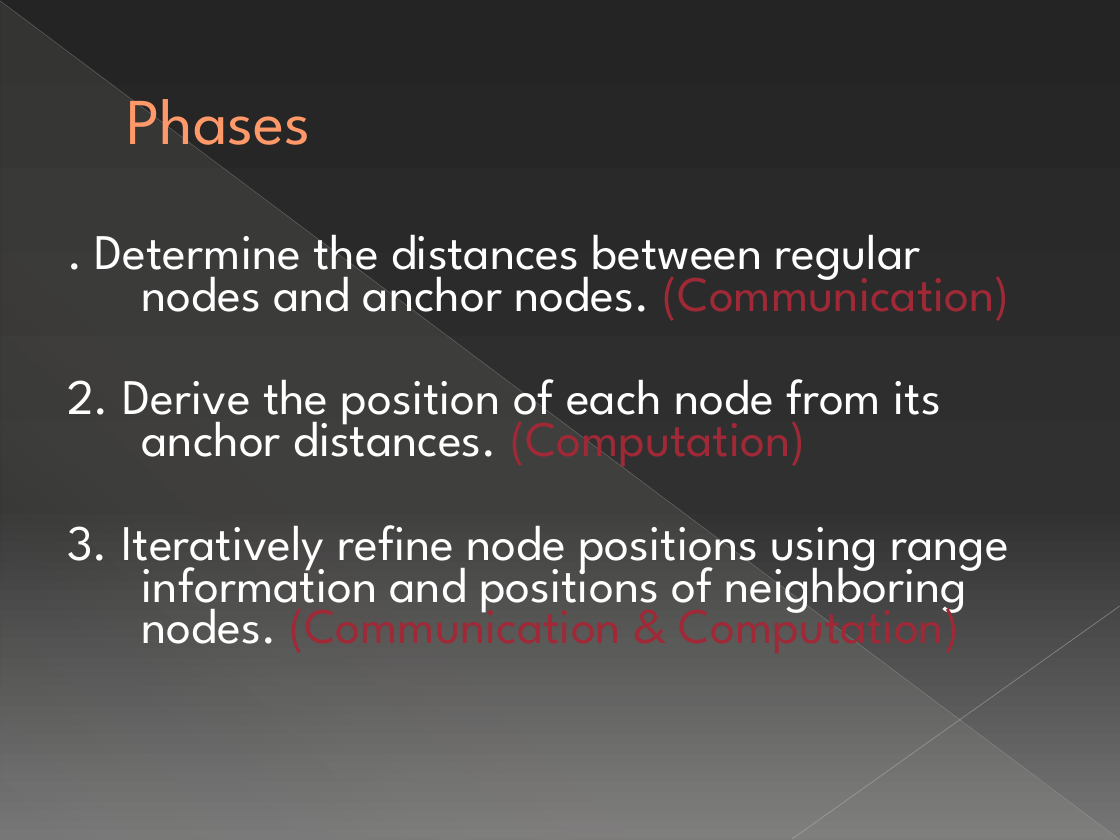
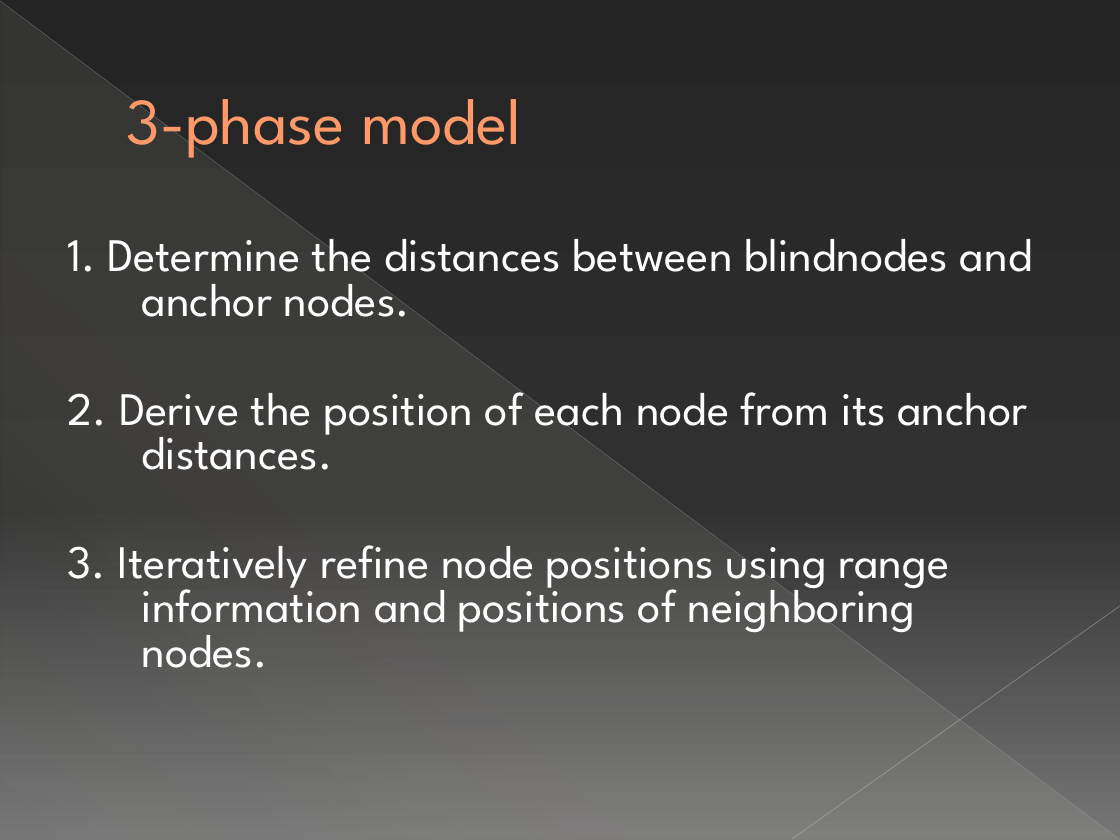
Before and after one commit to michelecorrea3/wsnlocalizationscala, a slide deck: slide 8 of Resources/WSN localization with Senseless framework.pptx (slide 13 before the commit). Drawn at 1120x840 pixels with LibreOffice and Linux fonts; fonts in the diff are those of the drawing. Boxes give left, top, right and bottom in pixels: in the first picture for what was removed or moved away, otherwise in the second. Text is boxed around its words. In the diff, an @@ line names an element or a change of style, - is before the commit and + after.

```diff
--- a/Resources/WSN localization with Senseless framework.pptx
+++ b/Resources/WSN localization with Senseless framework.pptx
@@ title at bbox=[126, 95, 521, 163]: text changed @@
-Phases
+3-phase model
@@ text at bbox=[67, 239, 1032, 668]: text changed; size 32 to 30 pt @@
-. Determine the distances between regular nodes and anchor nodes. (Communication)
-2. Derive the position of each node from its anchor distances. (Computation)
-3. Iteratively refine node positions using range information and positions of neighboring nodes. (Communication & Computation)
+1. Determine the distances between blindnodes and anchor nodes.
+2. Derive the position of each node from its anchor distances.
+3. Iteratively refine node positions using range information and positions of neighboring nodes.
```
Also in this commit, not shown: 2 other slides changed, 16 slides added, 10 slides removed.
